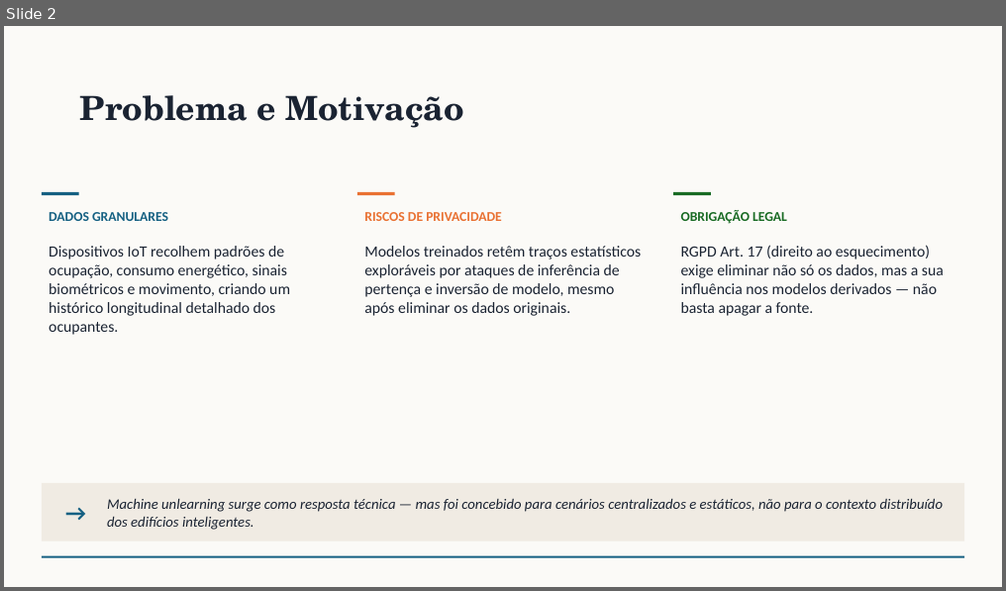
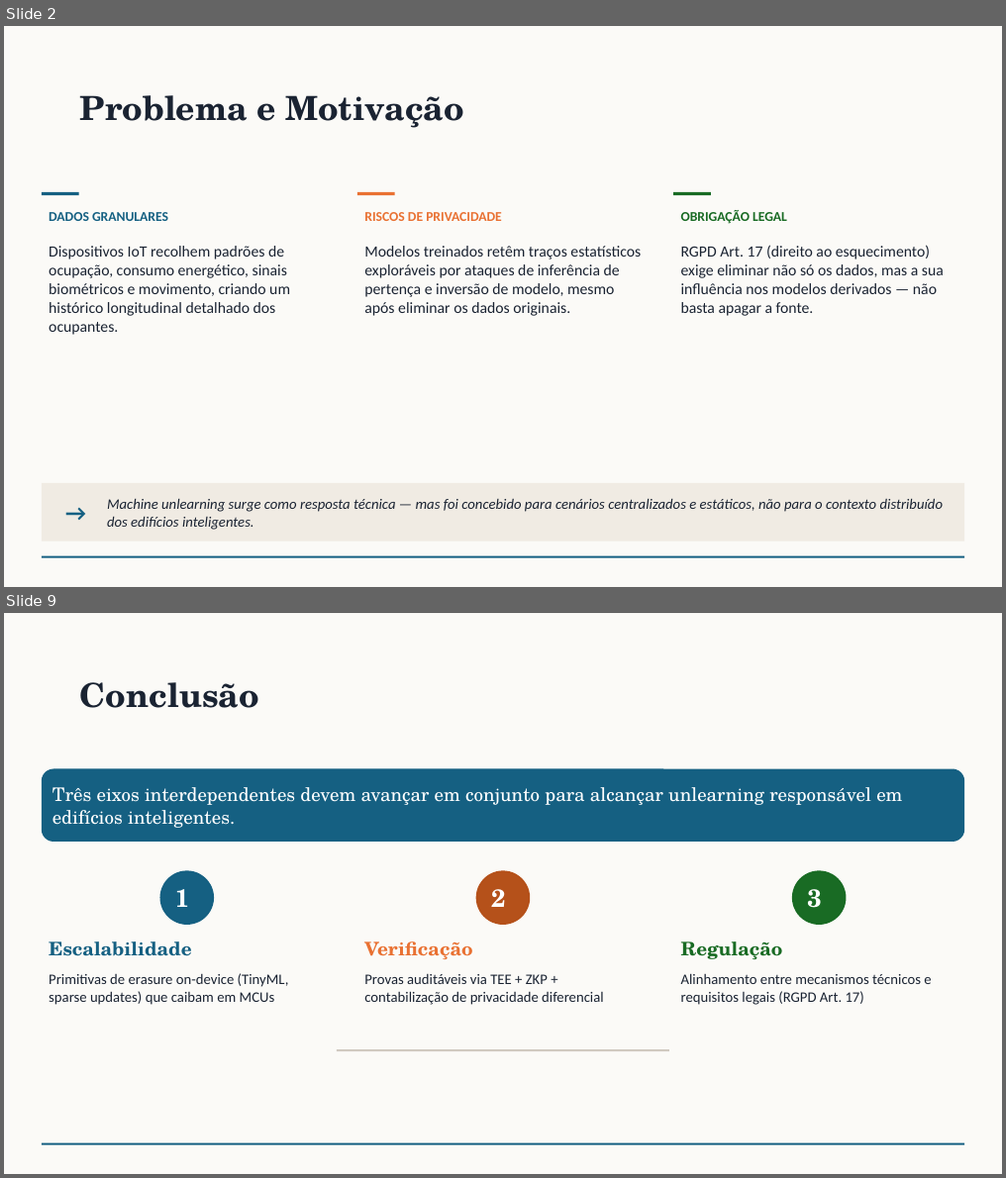
Before and after one commit to rafaeldpsilva/sa4cps-vault, a slide deck: Entregas PhD/machine-unlearning.pptx. Shown one above the other, each under a label of ours: slide 2 before the commit, slides 2 and 9 after it; the slides between them are not shown. The pictures are 1006x591 and 1006x1178 pixels, drawn with LibreOffice and Linux fonts; fonts in the diff are those of the drawing. Boxes give left, top, right and bottom in pixels: in the first picture for what was removed or moved away, otherwise in the second. Text is boxed around its words. In the diff, an @@ line names an element or a change of style, - is before the commit and + after.

```diff
--- a/Entregas PhD/machine-unlearning.pptx
+++ b/Entregas PhD/machine-unlearning.pptx
@@ slide 9 added at <box>4,613,1002,1174</box>, background #FBFAF7; not listed: 1 template element that a slide beside it also shows @@
@@ title added at <box>80,682,259,708</box>, 32 pt, text #1A2332, bold @@
+Conclusão
@@ rounded rectangle added at <box>42,768,964,842</box>, fill #156082, 18 pt, text #FFFFFF @@
+Três eixos interdependentes devem avançar em conjunto para alcançar unlearning responsável em edifícios inteligentes.
@@ ellipse added at <box>159,870,214,925</box>, fill #156082, 24 pt, text #FFFFFF, bold @@
+1
@@ ellipse added at <box>476,870,531,925</box>, fill #B5511A, 24 pt, text #FFFFFF, bold @@
+2
@@ ellipse added at <box>792,870,846,925</box>, fill #196B24, 24 pt, text #FFFFFF, bold @@
+3
@@ text added at <box>49,942,191,957</box>, 18 pt, text #156082, bold @@
+Escalabilidade
@@ text added at <box>364,942,472,959</box>, 18 pt, text #E97132, bold @@
+Verificação
@@ text added at <box>681,942,783,959</box>, 18 pt, text #196B24, bold @@
+Regulação
@@ text added at <box>49,973,289,1005</box>, 14 pt, text #1A2332 @@
+Primitivas de erasure on-device (TinyML, sparse updates) que caibam em MCUs
@@ text added at <box>364,973,604,1005</box>, 14 pt, text #1A2332 @@
+Provas auditáveis via TEE + ZKP + contabilização de privacidade diferencial
@@ text added at <box>681,973,931,1005</box>, 14 pt, text #1A2332 @@
+Alinhamento entre mecanismos técnicos e requisitos legais (RGPD Art. 17)
@@ rectangle added at <box>337,1050,668,1052</box>, fill #D0C9C0 @@
```
Also in this commit, not shown: 4 slides changed, 3 other slides added.
